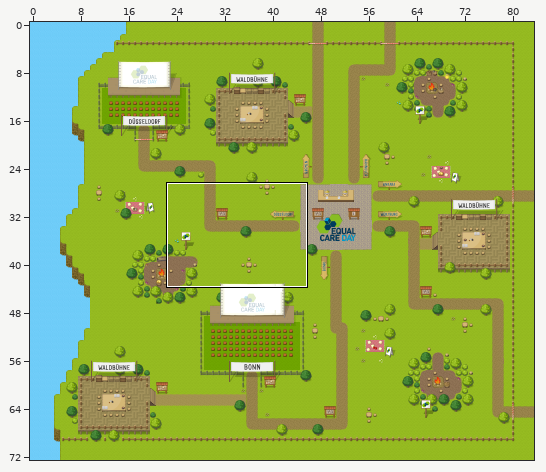
A Tiled map (JSON) gets an edit: maps/vorstellung-main.json. Above, an overview of the earlier version with the close-up marked.
Close-up. Earlier state:
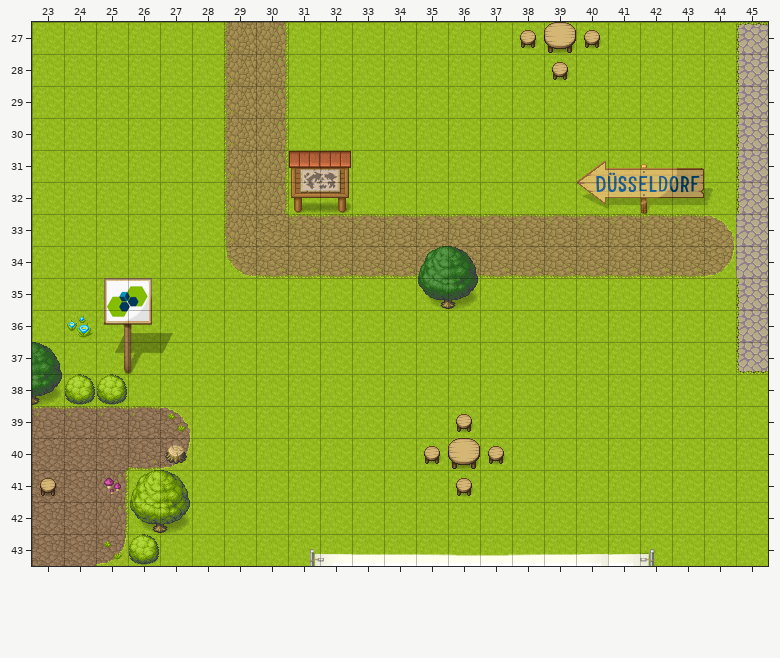
Cells are 32x32 px. Shown: x 23..45, y 27..43. The commit also changed other parts of the map, which this record leaves out.
After the commit:
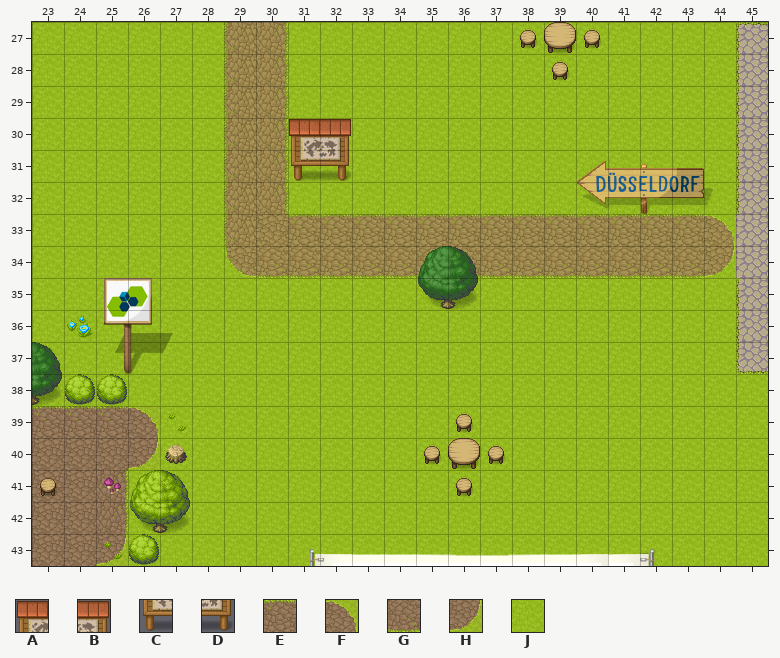
Key: from "ecd-tileset": A 841, B 842, C 857, D 858, E 1016, F 1018, G 1032, H 1034; from "tileset2": J 0.
_ is an empty cell, . an unchanged one.
Change:
--- layer "Boden"
@@ x 26..27 @@
-39 EF
-40 GH
+39 FJ
+40 HJ
--- layer "Möbel"
@@ x 31..32 @@
-31 __
-32 CD
+31 CD
+32 __
--- layer "Über"
@@ x 31..32 @@
-30 __
-31 AB
+30 AB
+31 __
